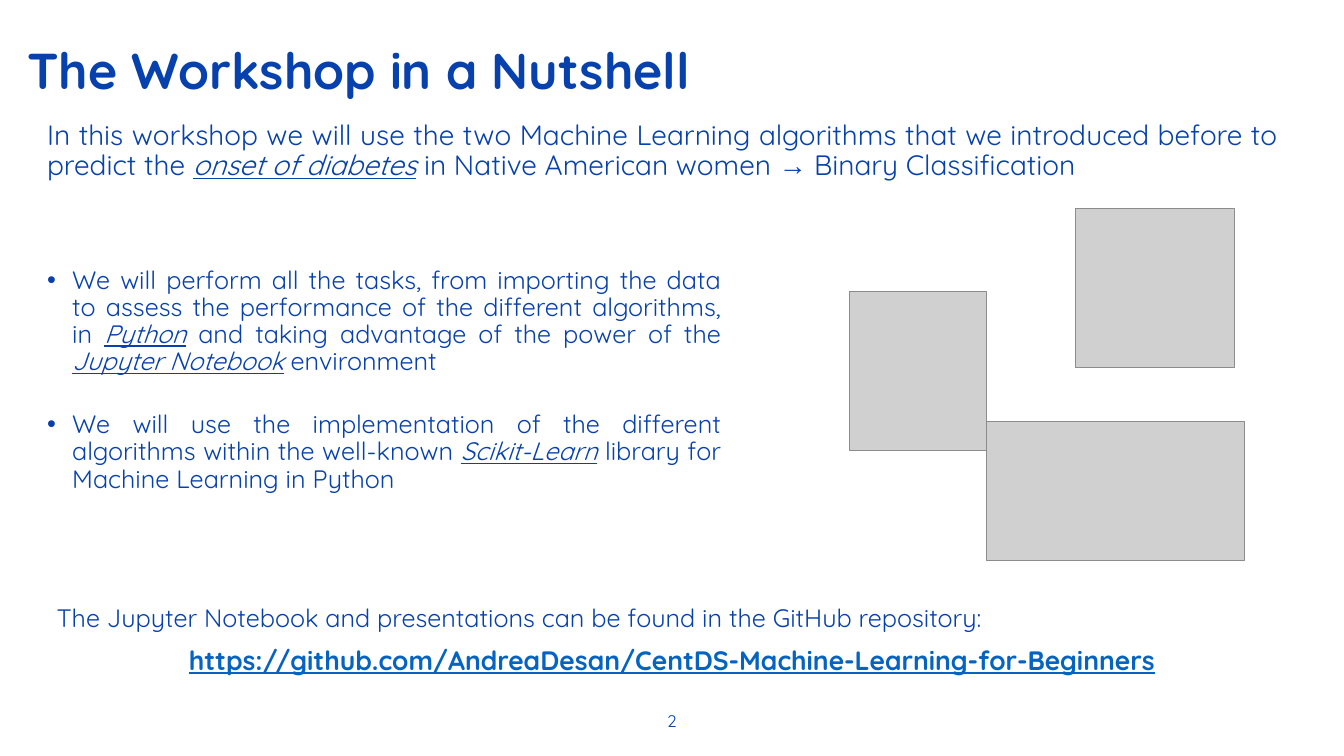
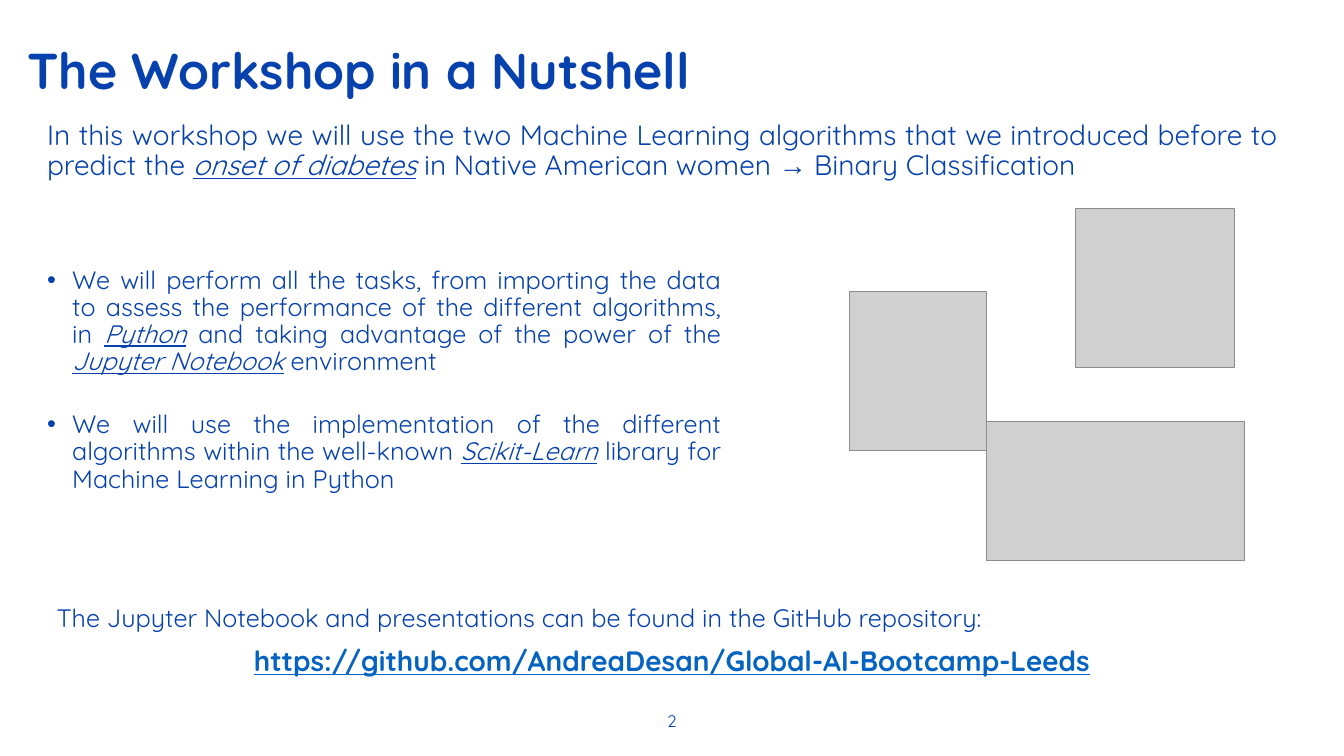
Before and after one commit to AndreaDesan/Global-AI-Bootcamp-Leeds, a slide deck: slide 2 of 20191214_CentDS_Workshop_AI_Global_Bootcamp_Leeds.pptx. Drawn at 1344x756 pixels with LibreOffice and Linux fonts; fonts in the diff are those of the drawing; grey boxes stand for pictures; background and template pictures are left out. Boxes give left, top, right and bottom in pixels: in the first picture for what was removed or moved away, otherwise in the second. Text is boxed around its words. In the diff, an @@ line names an element or a change of style, - is before the commit and + after.

```diff
--- a/20191214_CentDS_Workshop_AI_Global_Bootcamp_Leeds.pptx
+++ b/20191214_CentDS_Workshop_AI_Global_Bootcamp_Leeds.pptx
@@ text at bbox=[254, 648, 1090, 677]: text changed; size 19 to 20 pt @@
-https://github.com/AndreaDesan/CentDS-Machine-Learning-for-Beginners
+https://github.com/AndreaDesan/Global-AI-Bootcamp-Leeds
```
Also in this commit, not shown: 1 other file.
